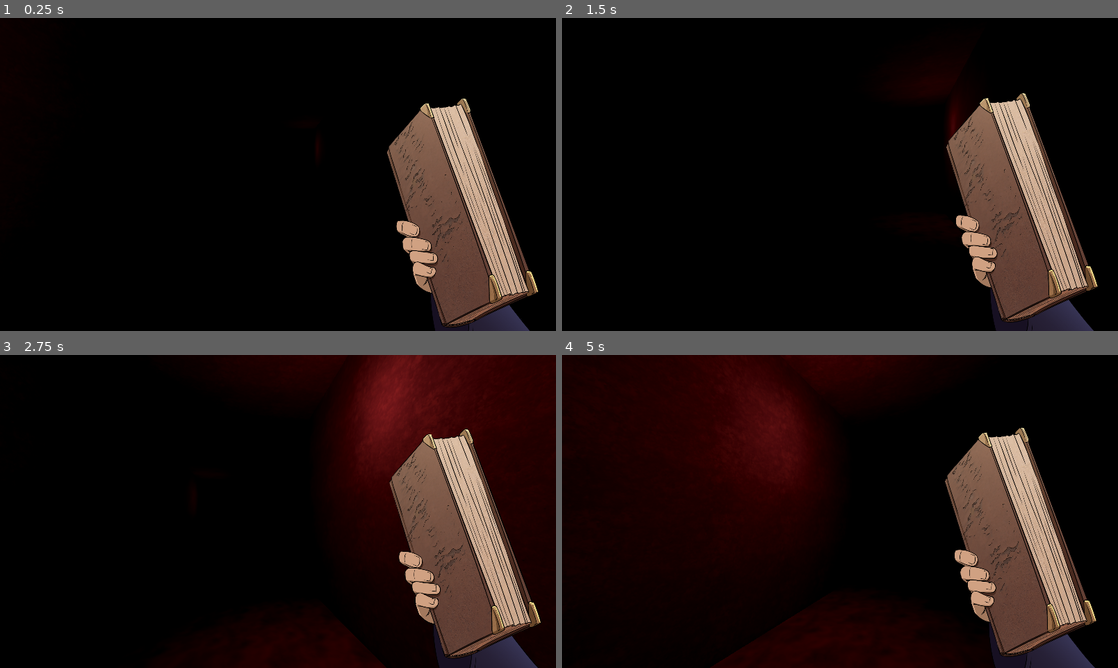
Above: before the commit, frames 1-4 (two rows, left to right).
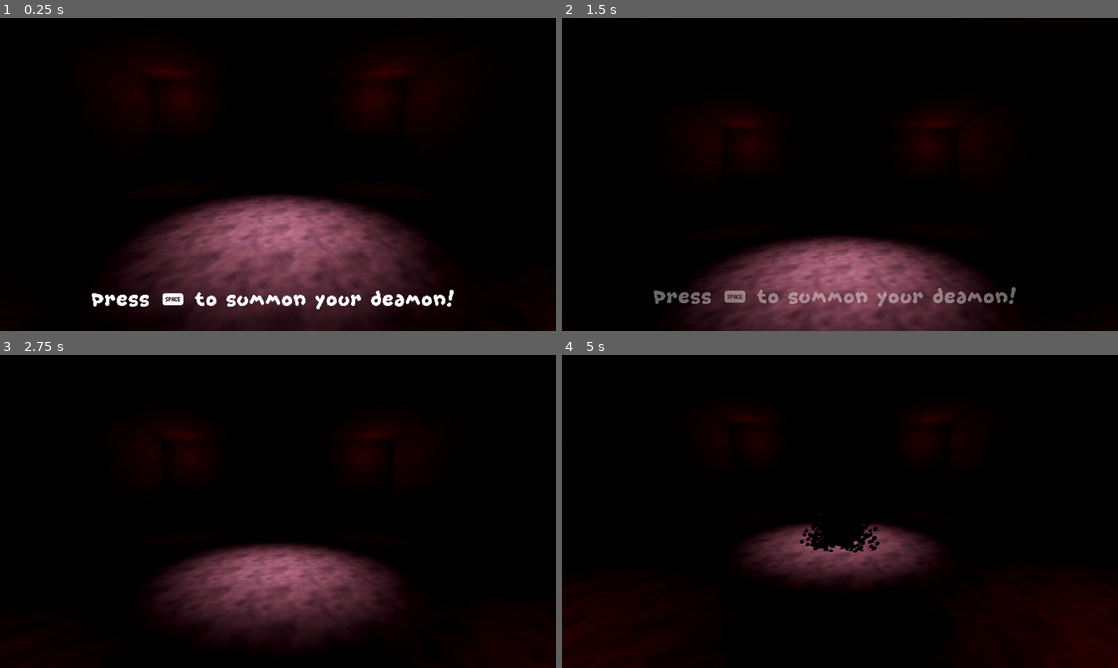
Above: after the commit, the same moments.

Repository: Bigaston/LDJam55
Game: Godot game, scene res://scenes/main.tscn
Two runs of this game, one before a commit and one after it. Both use one fixed random seed, a clock stepped at 60 frames per second and the inputs below.
Inputs (mouse positions are in pixels of both pictures, inside the frame that each line leads up to):
- Up to frame 1 (0.25 s): no input
- Up to frame 2 (1.5 s): move the mouse to (867, 174) at 0.52 s; hold W (move_forward) from 0.53 s (still down); tap Space (use_spell) at 0.6, 1.35 s; move the mouse to (812, 174) at 1.27 s
- Up to frame 3 (2.75 s): keep holding W (move_forward); move the mouse to (289, 505) at 2.02 s; tap Space (use_spell) at 2.1 s
- Up to frame 4 (5 s): keep holding W (move_forward); move the mouse to (834, 517) at 2.77 s; tap Space (use_spell) at 2.85, 3.6, 4.35 s; move the mouse to (878, 514) at 3.52 s; move the mouse to (795, 508) at 4.27 s

The runs differ from the first frame. In frame 1, 33% of the frame differs, in the area x 16-97%, y 13-100%; in frame 2, 28%; in frame 3, 43%; in frame 4, 46%, in the area x 0-100%, y 0-100%.

Commit message:
Changement pentacle

Diff:
--- a/scenes/game/level.tscn
+++ b/scenes/game/level.tscn
@@ -410,10 +410,11 @@
 transform = Transform3D(1, 0, 0, 0, 1, 0, 0, 0, 1, 0, 0, -3)
 
 [node name="Decal" type="Decal" parent="StartRoom"]
-transform = Transform3D(1, 0, 0, 0, 1, 0, 0, 0, 1, 0, -0.313338, 5.02163)
+transform = Transform3D(1, 0, 0, 0, 1, 0, 0, 0, 1, 0, -0.94788, 5.02163)
 size = Vector3(4, 2, 4)
 texture_albedo = ExtResource("7_rcwp8")
 modulate = Color(1, 0, 0, 1)
+upper_fade = 1e-05
 
 [node name="SpotLight3D" type="SpotLight3D" parent="StartRoom"]
 transform = Transform3D(1, 0, 0, 0, 0.00893591, 0.99996, 0, -0.99996, 0.00893591, 0, 3.08947, 5.53396)
@@ -427,7 +428,6 @@
 monster_spawn = NodePath("../StartRoom/MonsterSpawn")
 player_scene = ExtResource("7_2wh5t")
 player_spawn = NodePath("../StartRoom/PlayerSpawn")
-skip_intro = true
 
 [node name="Camera3D" type="Camera3D" parent="Intro"]
 transform = Transform3D(-1, 2.20956e-07, 2.52554e-06, 0, 0.996195, -0.0871558, -2.53518e-06, -0.0871558, -0.996195, 0, 1.5, 1.3)
@@ -454,9 +454,9 @@
 anchor_right = 0.5
 anchor_bottom = 1.0
 offset_left = -429.5
-offset_top = -102.0
+offset_top = -111.0
 offset_right = 429.5
-offset_bottom = -37.0
+offset_bottom = -46.0
 grow_horizontal = 2
 grow_vertical = 0
 theme_override_fonts/normal_font = ExtResource("5_fp4o2")
